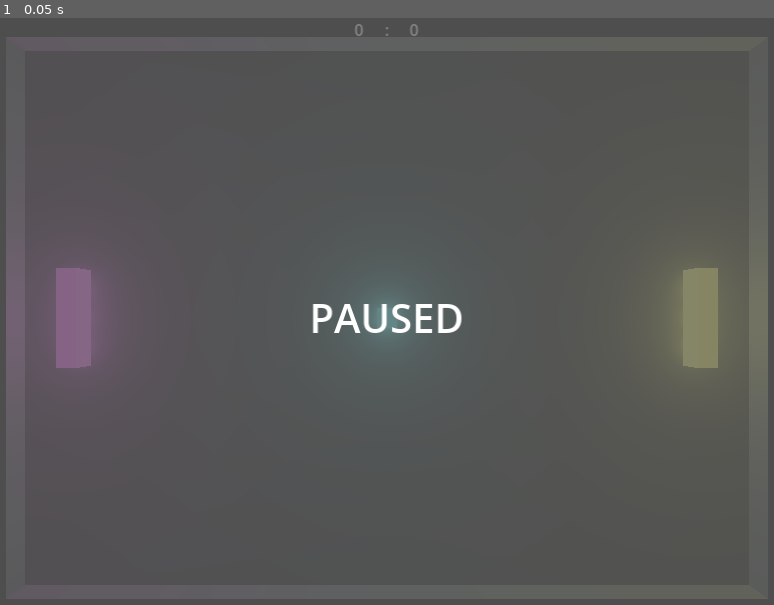
Above: before the commit, frame 1.
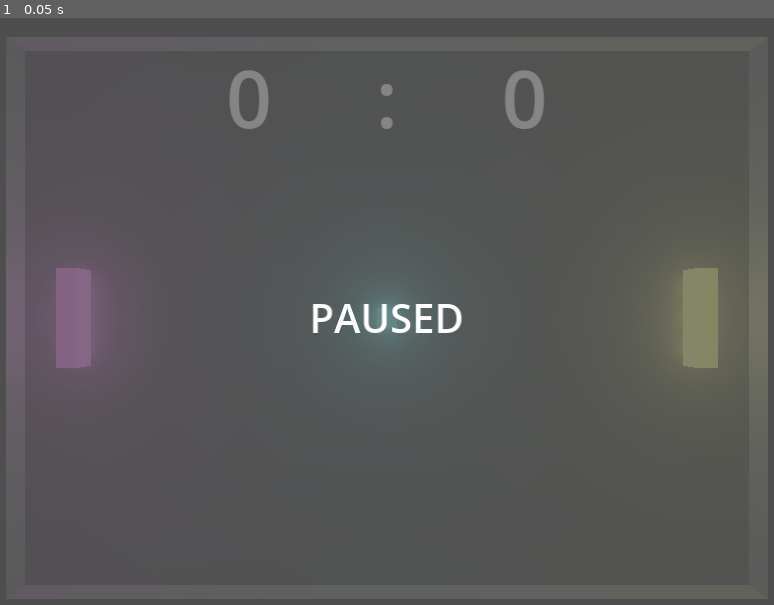
Above: after the commit, the same moment.

Repository: Amproids/Godot_Pong
Game: Godot game, scene res://Game_Scene.tscn
Two runs of this game, one before a commit and one after it. Both use one fixed random seed, a clock stepped at 60 frames per second and the inputs below.
Inputs:
- Up to frame 1 (0.05 s): no input

The runs differ from the first frame. In frame 1, 0.6% of the frame differs, in the area x 29-71%, y 1-19%.

Commit message:
made UI score bigger, fixed ball bounce off paddle edges

Diff:
--- a/Game_Scene.gd
+++ b/Game_Scene.gd
@@ -5,6 +5,7 @@
 var player1Position = Vector3(0, 0, 0)
 var player2Position = Vector3(0, 0, 0)
 var worldTime = 0
+var ballZ = 0
 
 func _ready():
 	gameState = 0
--- a/Scripts/Ball.gd
+++ b/Scripts/Ball.gd
@@ -2,8 +2,8 @@
 var velocity = Vector3(-10, 0, 0)
 var PADDLEANGLERANGE = 120
 var PADDLEANGLESCALEFACTOR = (PADDLEANGLERANGE/2)/3
-var ballSpeedMax = 30
-var ballSpeed = 10
+var ballSpeedMax = 50
+var ballSpeed = 20
 # Called when the node enters the scene tree for the first time.
 func _ready():
 	position.z = 0
@@ -12,18 +12,19 @@
 # Called every frame. 'delta' is the elapsed time since the previous frame.
 func _process(delta):
 	if GameScene.gameState:
+		GameScene.ballZ = position[2]
 		var collisionInfo = move_and_collide(velocity * delta)
 		if collisionInfo:
 			#update ball's positional relation to players. (I don't know how to pull this data from collisionInfo)
 			var DistanceToPlayer1 = GameScene.player1Position - position
 			var DistanceToPlayer2 = GameScene.player2Position - position
-			if abs(DistanceToPlayer1[0]) < 1.1 and abs(DistanceToPlayer1[2]) < 3:
+			if abs(DistanceToPlayer1[0]) < 1.1 and abs(DistanceToPlayer1[2]) < 2.9:
 				var theta = -deg_to_rad(PADDLEANGLESCALEFACTOR * DistanceToPlayer1[2])
 				velocity.x = cos(theta) * ballSpeed
 				velocity.z = sin(theta) * ballSpeed
 				if ballSpeed < ballSpeedMax:
 					ballSpeed += 1
-			elif abs(DistanceToPlayer2[0]) < 1.1 and abs(DistanceToPlayer2[2]) < 3:
+			elif abs(DistanceToPlayer2[0]) < 1.1 and abs(DistanceToPlayer2[2]) < 2.9:
 				var theta = -deg_to_rad(PADDLEANGLESCALEFACTOR * DistanceToPlayer2[2])
 				velocity.x = -cos(theta) * ballSpeed
 				velocity.z = sin(theta) * ballSpeed
--- a/Scripts/Player2.gd
+++ b/Scripts/Player2.gd
@@ -1,13 +1,21 @@
 extends CharacterBody3D
 @export var SPEED = 20.0
+var AI = true
 
 func _physics_process(delta):
 	if GameScene.gameState:
 		GameScene.player2Position = position
 		var direction = Vector3.ZERO
+		if AI:
+			if GameScene.ballZ < position[2]:
+				direction.z -= 1
+			if GameScene.ballZ > position[2]:
+				direction.z += 1
 		if Input.is_action_pressed("player2_move_up"):
+			AI = false
 			direction.z -= 1
 		if Input.is_action_pressed("player2_move_down"):
+			AI = false
 			direction.z += 1
 		velocity.z = direction.z * SPEED
 		direction = move_and_slide()
--- a/UI/UI_Menu.tscn
+++ b/UI/UI_Menu.tscn
@@ -7,7 +7,7 @@
 font_size = 50
 
 [sub_resource type="LabelSettings" id="LabelSettings_i83ab"]
-font_size = 20
+font_size = 100
 
 [node name="UI_Menu" type="Node2D"]
 
@@ -29,6 +29,7 @@
 
 [node name="Player1_Score" type="Label" parent="."]
 z_index = -2
+offset_top = 30.0
 offset_right = 1000.0
 offset_bottom = 750.0
 label_settings = SubResource("LabelSettings_i83ab")
Not shown, added: export_presets.cfg
